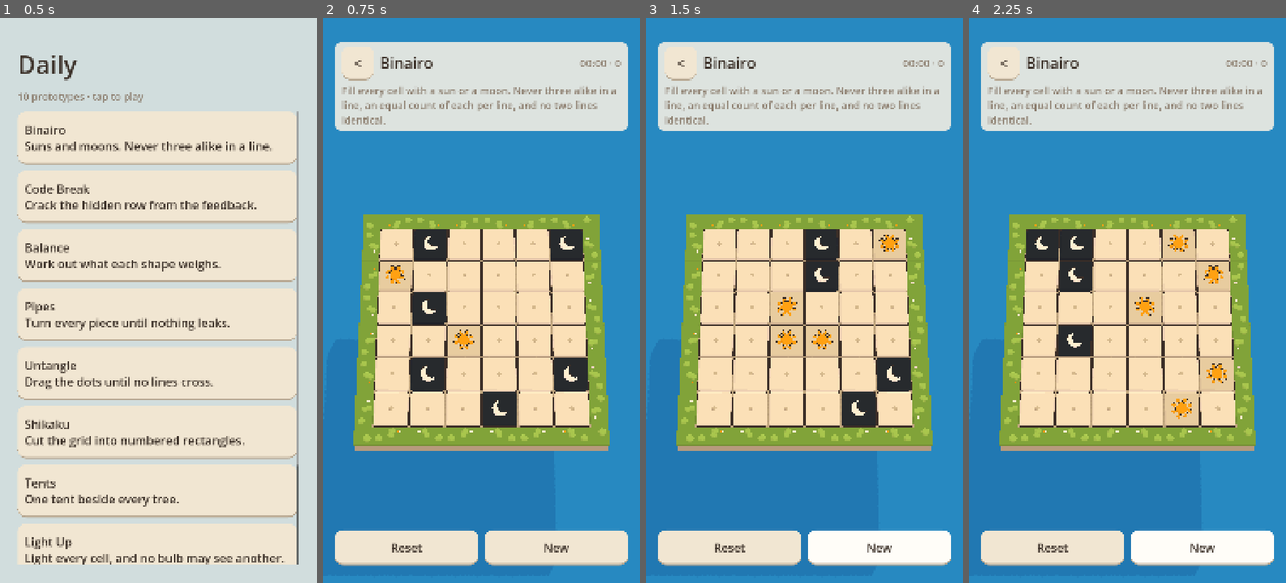
Above: before the commit, frames 1-4 (left to right).
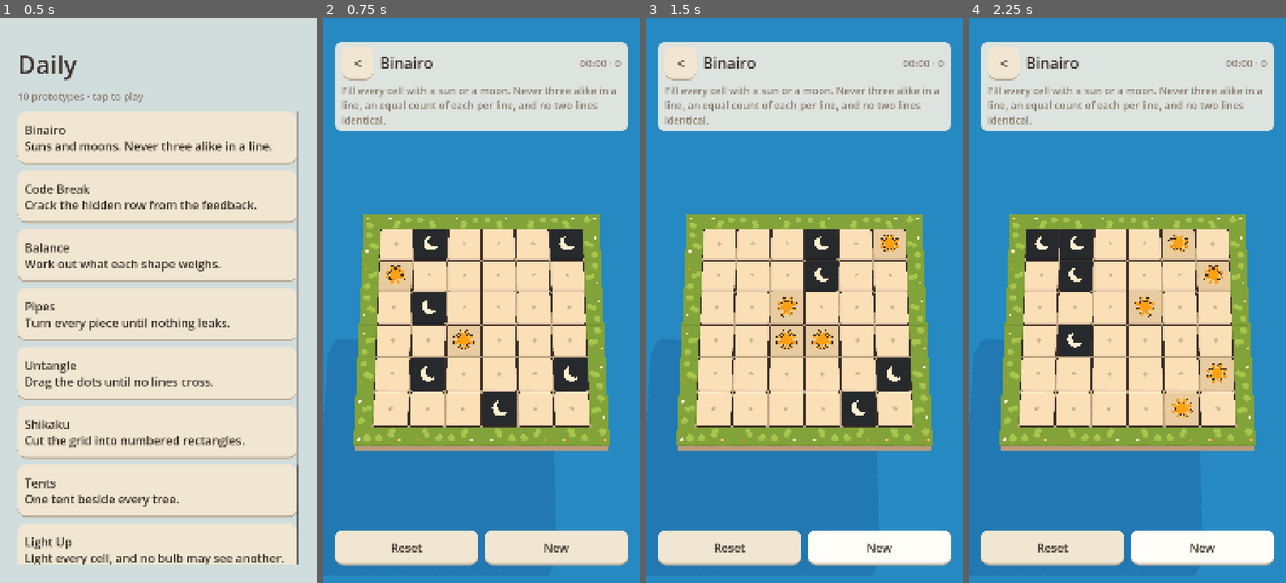
Above: after the commit, the same moments.

Repository: flavioriper/daily-games
Game: Godot game, scene res://world/main.tscn
Two runs of this game, one before a commit and one after it. Both use one fixed random seed, a clock stepped at 60 frames per second and the inputs below.
Inputs:
- Up to frame 1 (0.5 s): no input
- Up to frame 2 (0.75 s): click "Binairo Suns and moons. Never…" at 0.5 s
- Up to frame 3 (1.5 s): click "New" at 1.25 s
- Up to frame 4 (2.25 s): click "New" at 2 s

Frame 1 is identical in both runs. In frame 2, 0.2% of the frame differs, in the area x 10-90%, y 35-75%; in frame 3, 0.2%; in frame 4, 0.2%.

Commit message:
fix: rim outward axis, exact rim footprints, flip lift; review follow-ups
- Contract, build script and spec agree on "outward": Godot +Z, which is
  Blender -Y (the glTF exporter maps Blender y to Godot -z). Flowers moved
  to the water side of the rim pieces accordingly.
- Exporter checks rim_edge / rim_corner for an exact footprint like the
  platform, since a short piece leaves a gap in the ring (verified against
  a 0.9-long strip).
- Flip lifts the pivot 0.3 while turning so the trailing edge clears the
  platform; settle and reset restore position as well as rotation.
- Moss blobs sit on the slab base (the slab no longer floats 5 mm).
- build_models.sh fails loudly (--python-exit-code, no swallowed import).
- Runner exits red if _initialize aborts; Binairo tint check tolerates the
  broken-line blush; dead code and vertex counts trimmed (sun 944, moon 1148).

978 tests, 10/10 winnable.

Diff:
--- a/core/flip.gd
+++ b/core/flip.gd
@@ -1,21 +1,32 @@
 extends RefCounted
 
 ## Card flip for a board cell. The pivot sits at the centre of the piece; the
-## first half turns it about X until it is edge-on, `at_midpoint` swaps what
-## it shows, and the second half turns it back to flat from the other side, so
-## the new face appears to have been on the back all along. Returns the tween
-## so a caller can kill it when the cell is tapped again mid-flip.
+## first half turns it about X until it is edge-on while lifting it clear of
+## the platform, `at_midpoint` swaps what it shows, and the second half turns
+## it back to flat from the other side and sets it down, so the new face
+## appears to have been on the back all along. Returns the tween so a caller
+## can kill it when the cell is tapped again mid-flip (and then restore the
+## pivot's rotation and position itself).
 ## build() takes the tween so tests/test_flip.gd can drive an unbound one with
 ## Tween.custom_step; the game goes through start(), which binds to the pivot.
+
+## How far the piece rises at the midpoint, in world units. Half a tile's
+## width keeps the trailing edge out of the platform while edge-on.
+const LIFT := 0.3
 
 static func start(pivot: Node3D, at_midpoint: Callable, duration: float) -> Tween:
 	return build(pivot.create_tween(), pivot, at_midpoint, duration)
 
 static func build(tw: Tween, pivot: Node3D, at_midpoint: Callable, duration: float) -> Tween:
 	var half := duration * 0.5
+	var rest_y := pivot.position.y
 	tw.tween_property(pivot, "rotation:x", PI * 0.5, half) \
 		.from(0.0).set_trans(Tween.TRANS_QUAD).set_ease(Tween.EASE_IN)
+	tw.parallel().tween_property(pivot, "position:y", rest_y + LIFT, half) \
+		.set_trans(Tween.TRANS_SINE).set_ease(Tween.EASE_OUT)
 	tw.tween_callback(at_midpoint)
 	tw.tween_property(pivot, "rotation:x", 0.0, half) \
 		.from(-PI * 0.5).set_trans(Tween.TRANS_QUAD).set_ease(Tween.EASE_OUT)
+	tw.parallel().tween_property(pivot, "position:y", rest_y, half) \
+		.set_trans(Tween.TRANS_SINE).set_ease(Tween.EASE_IN)
 	return tw
--- a/puzzles/binairo3d.gd
+++ b/puzzles/binairo3d.gd
@@ -120,7 +120,7 @@
 			# its own centre; the tile hangs below it, the emblems rest on top.
 			var pivot := Node3D.new()
 			pivot.name = "cell_%d_%d" % [r, c]
-			pivot.position = BoardMath.cell_center(r, c, n, n, _tile_h * 0.5)
+			pivot.position = _rest(r, c)
 			board.add_child(pivot)
 			cell_row.append(pivot)
 			tile.position = Vector3(0.0, -_tile_h * 0.5, 0.0)
@@ -161,6 +161,10 @@
 	_marks[r][c].visible = v == -1
 	Models.tint(_tiles[r][c], _tile_colour(r, c))
 
+## Where a cell's pivot rests: the cell centre, half a tile up.
+func _rest(r: int, c: int) -> Vector3:
+	return BoardMath.cell_center(r, c, n, n, _tile_h * 0.5)
+
 ## Ends a flip in progress at once, showing the face it was turning to.
 func _settle(r: int, c: int) -> void:
 	var tw: Tween = _flips[r][c]
@@ -169,6 +173,7 @@
 	tw.kill()
 	_flips[r][c] = null
 	_cells[r][c].rotation.x = 0.0
+	_cells[r][c].position = _rest(r, c)
 	_apply_face(r, c)
 
 ## Colour for the face the tile is showing (not the grid: mid-flip the tile
--- a/tests/run_tests.gd
+++ b/tests/run_tests.gd
@@ -7,6 +7,7 @@
 
 var _t
 var _tree_suites: Array = []
+var _init_done := false
 
 func _initialize() -> void:
 	_t = load("res://tests/t.gd").new()
@@ -42,8 +43,14 @@
 			script.run(_t)
 		if _has_static(script, "run_in_tree"):
 			_tree_suites.append([suite_name, script])
+	_init_done = true
 
 func _process(_delta: float) -> bool:
+	if not _init_done:
+		# _initialize aborted on a script error; a green exit here would hide it.
+		print("\nFAIL runner: _initialize did not complete")
+		quit(1)
+		return true
 	for pair in _tree_suites:
 		_t.current = pair[0]
 		pair[1].run_in_tree(_t)
--- a/tests/test_binairo3d.gd
+++ b/tests/test_binairo3d.gd
@@ -93,8 +93,10 @@
 	t.check(not first.is_valid() or not first.is_running(), "first tween was killed")
 	var second: Tween = p._flips[r][c]
 	t.check(second != null and second != first and second.is_running(), "a new flip tween is running")
+	t.check(p._cells[r][c].position.is_equal_approx(p._rest(r, c)), "settling puts the pivot back at rest before the next flip")
 	var tint: Color = Models.meshes(p._tiles[r][c])[0].get_surface_override_material(0).get_shader_parameter("albedo")
-	t.check(tint.is_equal_approx(Pal.STONE), "tile keeps the shown face's colour until the midpoint")
+	var stone_family := tint.is_equal_approx(Pal.STONE) or tint.is_equal_approx(Pal.STONE.lerp(Pal.BAD, p.BAD_BLEND))
+	t.check(stone_family, "tile keeps the shown face's stone colour until the midpoint (got %s)" % tint.to_html(false))
 
 static func _test_locked_cell(t, p) -> void:
 	var cell := _find_cell(p, true)
@@ -114,11 +116,11 @@
 		for c in p.n:
 			if p._shown[r][c] != p._grid[r][c]:
 				all_shown = false
-			if not is_zero_approx(p._cells[r][c].rotation.x):
+			if not is_zero_approx(p._cells[r][c].rotation.x) or not p._cells[r][c].position.is_equal_approx(p._rest(r, c)):
 				all_flat = false
 			var tw: Tween = p._flips[r][c]
 			if tw != null and tw.is_valid() and tw.is_running():
 				none_running = false
 	t.check(all_shown, "reset shows every cell's grid value at once")
-	t.check(all_flat, "reset leaves every pivot flat")
+	t.check(all_flat, "reset leaves every pivot flat and at rest")
 	t.check(none_running, "reset leaves no flip running")
--- a/tests/test_flip.gd
+++ b/tests/test_flip.gd
@@ -12,6 +12,8 @@
 static func _test_flip(t) -> void:
 	var tree := Engine.get_main_loop() as SceneTree
 	var pivot := Node3D.new()
+	var start := Vector3(1.0, 0.125, -2.0)
+	pivot.position = start
 	var calls := [0]
 	var tw: Tween = Flip.build(tree.create_tween(), pivot, func(): calls[0] += 1, 0.4)
 	t.check(tw != null and tw.is_running(), "build returns a running tween")
@@ -20,6 +22,7 @@
 	tw.custom_step(0.1)
 	t.check(pivot.rotation.x > 0.0 and pivot.rotation.x < PI * 0.5, "first half turns the pivot toward edge-on (%.3f)" % pivot.rotation.x)
 	t.check(calls[0] == 0, "face is untouched before the midpoint")
+	t.check(pivot.position.y > start.y + 0.02, "the piece lifts while it turns (y=%.3f)" % pivot.position.y)
 
 	tw.custom_step(0.15)
 	t.check(calls[0] == 1, "face swaps exactly once at the midpoint (calls=%d)" % calls[0])
@@ -27,6 +30,7 @@
 
 	tw.custom_step(1.0)
 	t.check(is_zero_approx(pivot.rotation.x), "flip ends flat (%.3f)" % pivot.rotation.x)
+	t.check(pivot.position.is_equal_approx(start), "flip ends where it started (%s)" % pivot.position)
 	t.check(not tw.is_running(), "tween finishes")
 	t.check(calls[0] == 1, "midpoint callback ran once in total")
 	pivot.free()
Binary file changed: assets/models/emblem_moon.glb
Binary file changed: assets/models/emblem_sun.glb
Binary file changed: assets/models/empty_mark.glb
Binary file changed: assets/models/rim_corner.glb
Binary file changed: assets/models/rim_edge.glb
Binary file changed: assets/models/tile.glb
Not shown, changed: .gitignore
Not shown, changed: docs/art/blender-contract.md
Not shown, changed: docs/superpowers/specs/2026-09-13-3d-toon-pipeline-design.md
Not shown, changed: tools/blender_export.py
Not shown, changed: tools/build_models.sh
Not shown, changed: tools/build_pieces.py
